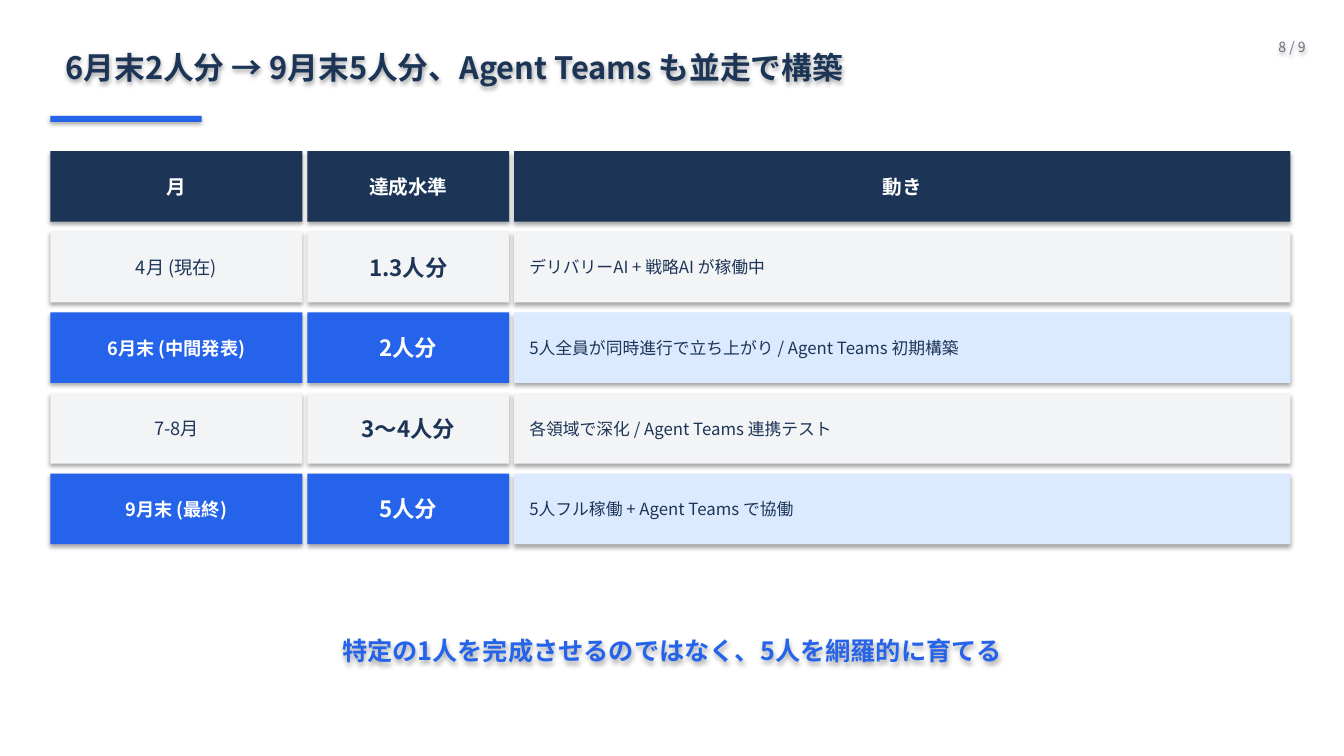
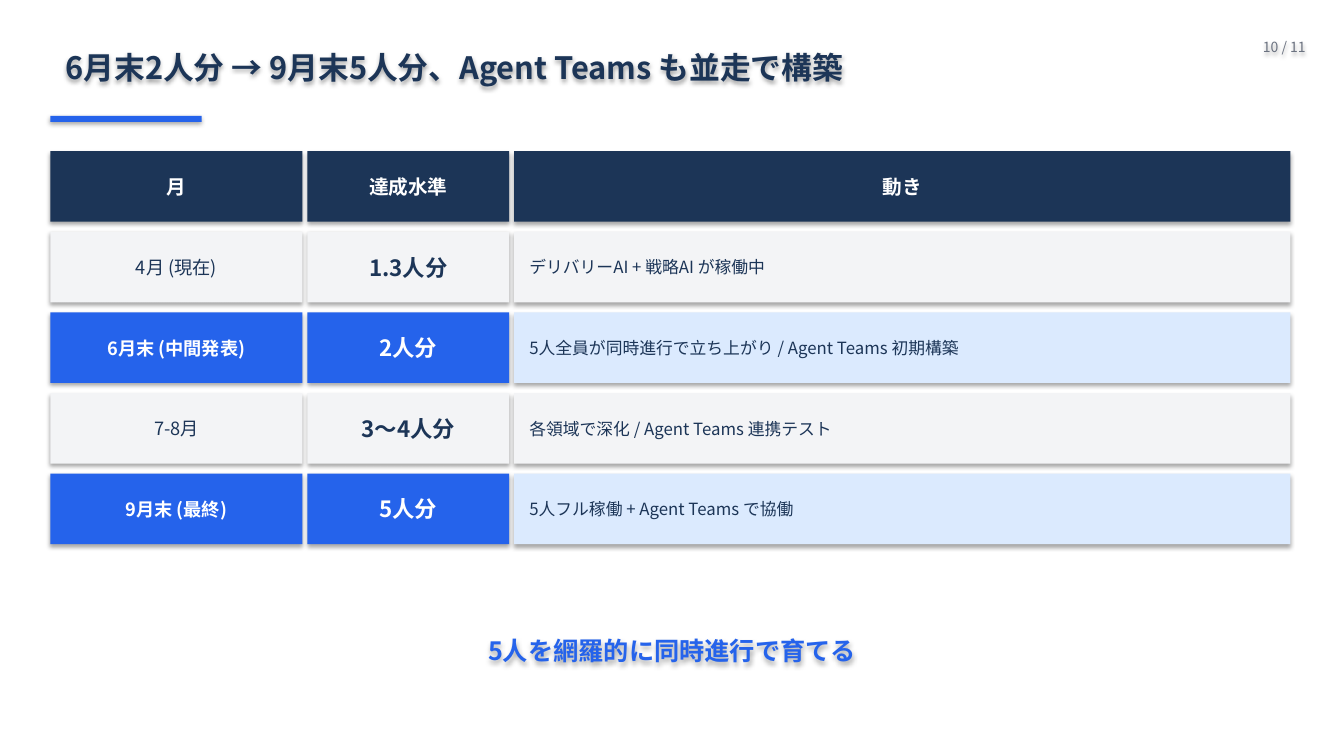
Before and after one commit to Ryunosuke-Okawa/Ryunosuke-n1, a slide deck: slide 10 of strategy/AI社員5人_発表_20260426.pptx (slide 8 before the commit). Drawn at 1344x756 pixels with LibreOffice and Linux fonts; fonts in the diff are those of the drawing. Boxes give left, top, right and bottom in pixels: in the first picture for what was removed or moved away, otherwise in the second. Text is boxed around its words. In the diff, an @@ line names an element or a change of style, - is before the commit and + after.

```diff
--- a/strategy/AI社員5人_発表_20260426.pptx
+++ b/strategy/AI社員5人_発表_20260426.pptx
@@ text at bbox=[1263, 42, 1306, 52]: text changed @@
-8 / 9
+10 / 11
@@ text at bbox=[488, 638, 856, 663]: text changed @@
-特定の1人を完成させるのではなく、5人を網羅的に育てる
+5人を網羅的に同時進行で育てる
```
Also in this commit, not shown: 6 other slides changed, 4 slides added, 2 slides removed, 2 other files.
